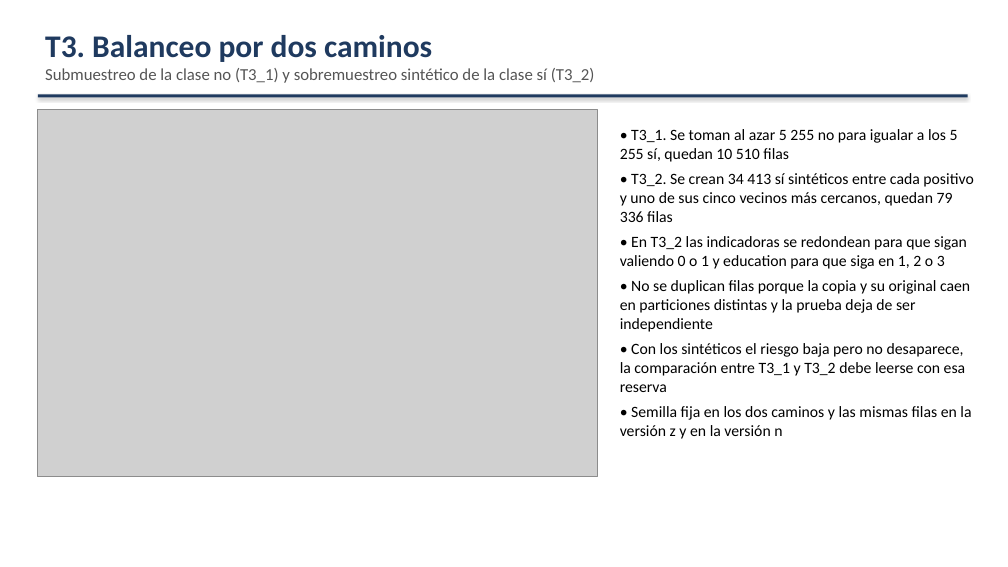
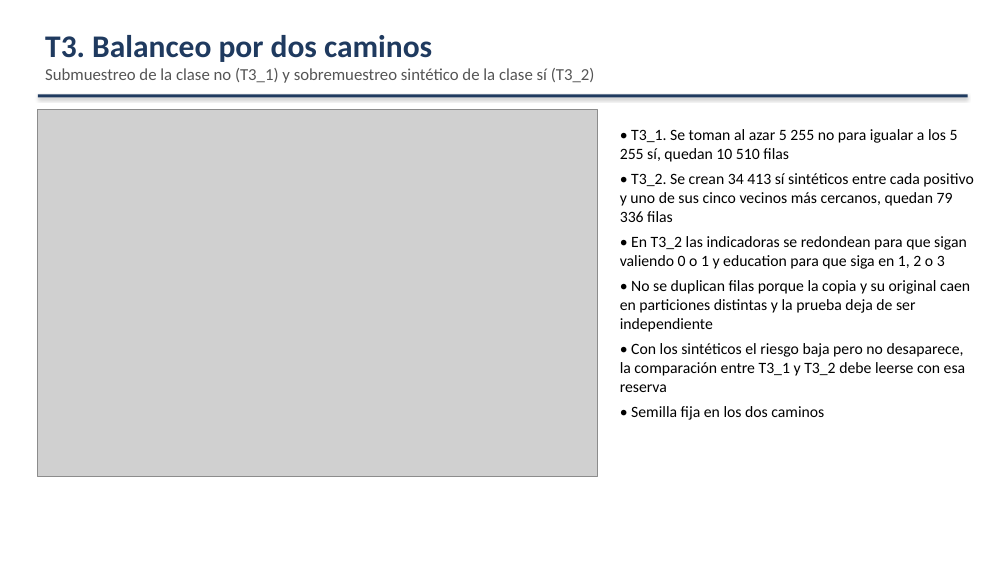
Before and after one commit to Checho019/maestria-inteligencia-computacional, a slide deck: slide 12 of Exposicion Bank/exposicion_bank.pptx. Drawn at 1008x567 pixels with LibreOffice and Linux fonts; fonts in the diff are those of the drawing; grey boxes stand for pictures. Boxes give left, top, right and bottom in pixels: in the first picture for what was removed or moved away, otherwise in the second. Text is boxed around its words. In the diff, an @@ line names an element or a change of style, - is before the commit and + after.

```diff
--- a/Exposicion Bank/exposicion_bank.pptx
+++ b/Exposicion Bank/exposicion_bank.pptx
@@ text at <box>631,406,824,420</box>: text changed @@
-• Semilla fija en los dos caminos y las mismas filas en la versión z y en la versión n
+• Semilla fija en los dos caminos
```
Also in this commit, not shown: 6 other slides changed, 12 other files.
